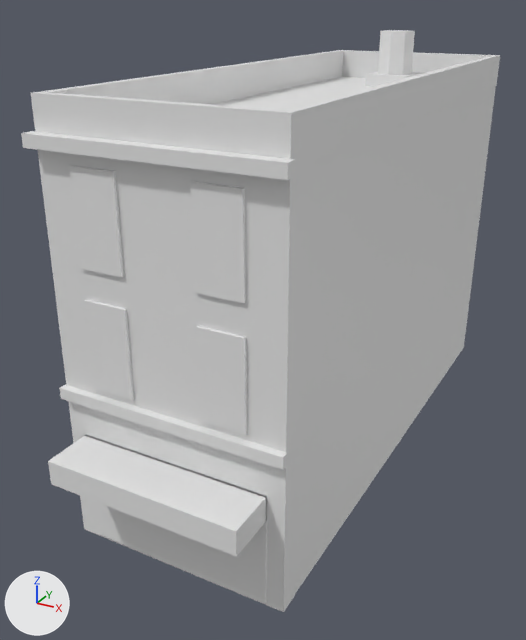
What one commit did to the glTF model modelos/ciudad/edificios/ph_6_c_lejos.glb.
Before and after are seen from a 50 mm camera at (8.7, -11.4, 13.0) aimed at (-0.8, 6.0, 4.2). The axes (+X, +Y, +Z) are drawn at lower left. The lights are the same throughout. The older version comes first. Vertices at exactly the same position are counted once.

Script lines for the objects in view, before the commit:
```python
me_ph_6_c_lejos = bpy.data.meshes.new('ph_6_c_lejos')
me_ph_6_c_lejos.from_pydata(...)  # 132 vertices, 220 faces; spans x -3.1..3.1, y -1.3..16.0, z 0.0..12.0
ob_ph_6_c_lejos = bpy.data.objects.new('ph_6_c_lejos', me_ph_6_c_lejos)
ob_ph_6_c_lejos.location = (0.0, 0.0, 0.0)
```
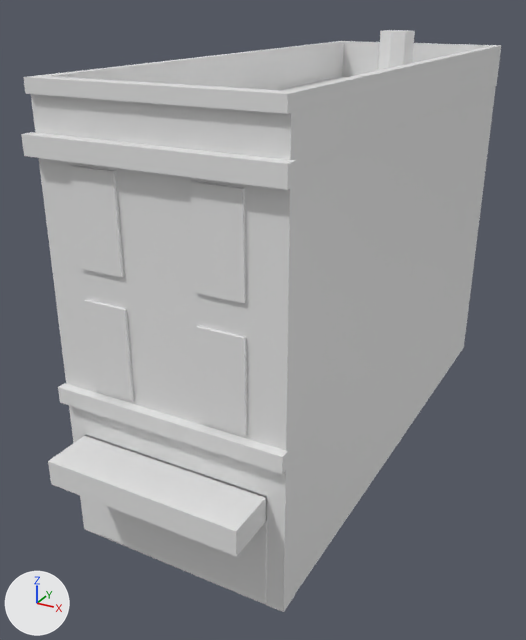
Where the change shows, as pixel boxes (x1, y1, x2, y2) in the pictures (526 x 640 px):
'ph_6_c_lejos', reshaped: before (21, 30, 500, 612); after (21, 30, 501, 612)
part 1 of me_ph_6_c_lejos, built on: before (21, 133, 296, 470); after (21, 41, 501, 474)

What changed in the scene script:
```text
Change me_ph_6_c_lejos:
    used by ob_ph_6_c_lejos; location = (0.0, 0.0, 0.0)
    remove me_ph_6_c_lejos.from_pydata(...)  # 132 vertices, 220 faces; spans x -3.1..3.1, y -1.3..16.0, z 0.0..12.0
    add me_ph_6_c_lejos.from_pydata(...)  # 146 vertices, 268 faces; spans x -3.1..3.1, y -1.3..16.0, z 0.0..12.0
    me_ph_6_c_lejos part 1
    4 vertices in x -3.0..3.0, y -0.2..0.0, z 4.1 move by (0.0, 0.0, -0.1)
    4 vertices in x -3.1..3.1, y -0.3..0.0, z 10.1 move by (0.0, 0.0, -0.2)
    14 vertices are added at x -3.0..3.0, y -0.1..16.0, z 11.2..11.5
    48 new faces join them
```
